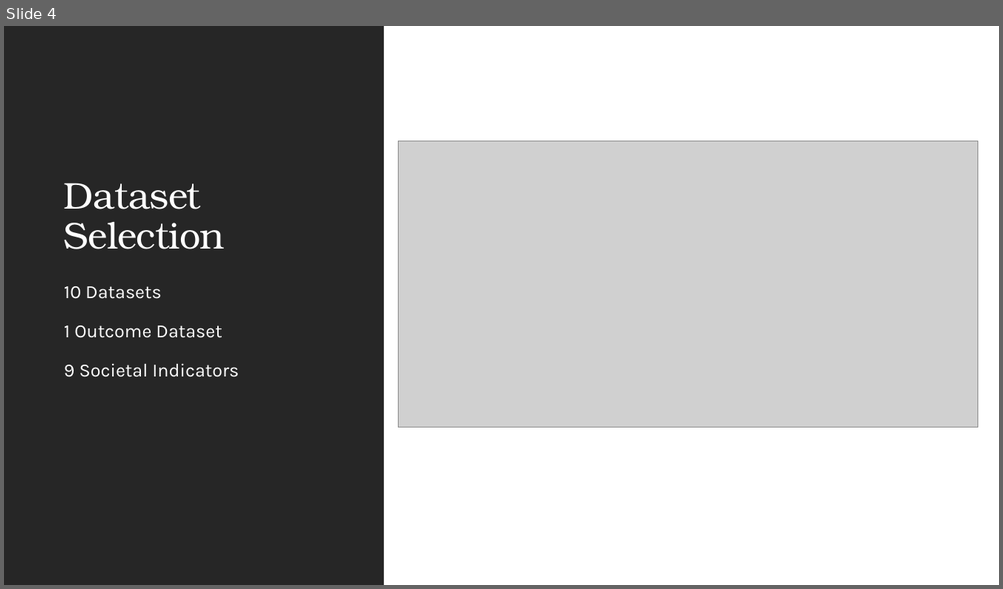
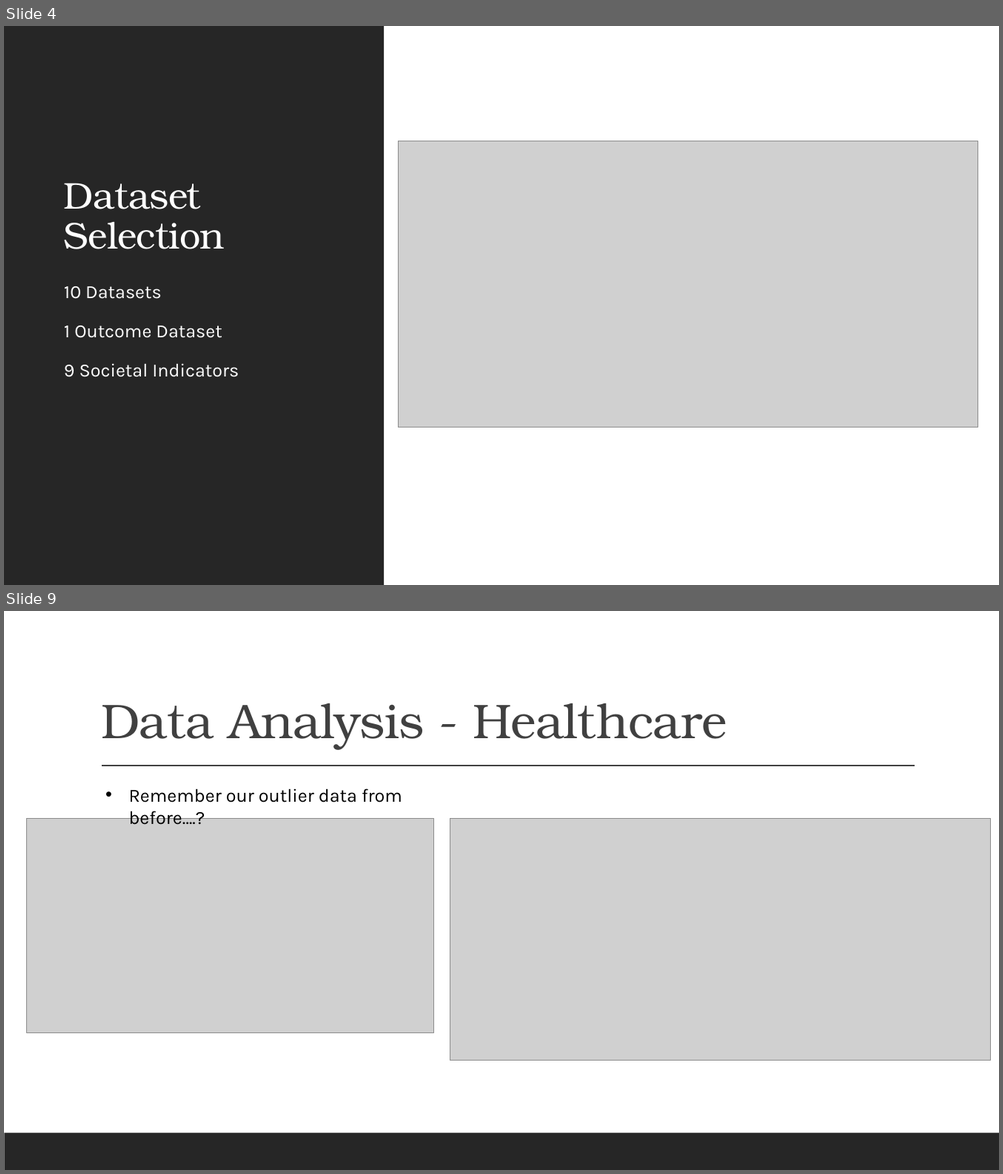
Before and after one commit to pkorat/World-Life-Expectancy-Analysis, a slide deck: Bulldogs – Project 1 Presentation.pptx. Shown one above the other, each under a label of ours: slide 4 before the commit, slides 4 and 9 after it; the slides between them are not shown. The pictures are 1003x589 and 1003x1174 pixels, drawn with LibreOffice and Linux fonts; fonts in the diff are those of the drawing; grey boxes stand for pictures. Boxes give left, top, right and bottom in pixels: in the first picture for what was removed or moved away, otherwise in the second. Text is boxed around its words. In the diff, an @@ line names an element or a change of style, - is before the commit and + after.

```diff
--- a/Bulldogs – Project 1 Presentation.pptx
+++ b/Bulldogs – Project 1 Presentation.pptx
@@ slide 9 added at (4,611,999,1170), background #FFFFFF @@
@@ title added at (101,703,727,750), 47 pt, text #404040 @@
+Data Analysis - Healthcare
@@ line added from (102, 766) to (915, 766), #404040 1 pt @@
@@ text added at (129,789,402,825), 18 pt, text #000000 @@
+• Remember our outlier data from before….?
@@ picture added at (26,819,434,1034) @@
@@ picture added at (450,819,990,1061) @@
@@ rectangle added at (4,1133,999,1170), fill #262626 @@
```
Also in this commit, not shown: 5 other slides added, 1 slide removed.
